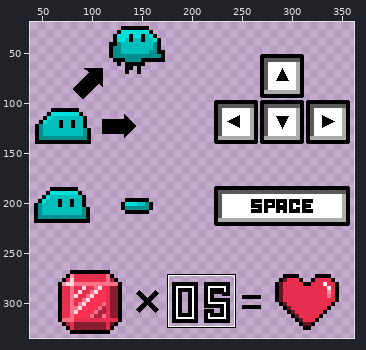
Two versions of one sprite sheet, src/images/manual.png. The first picture is a wide view before the edit; the outline marks the close-up.
Close-up. Old version:
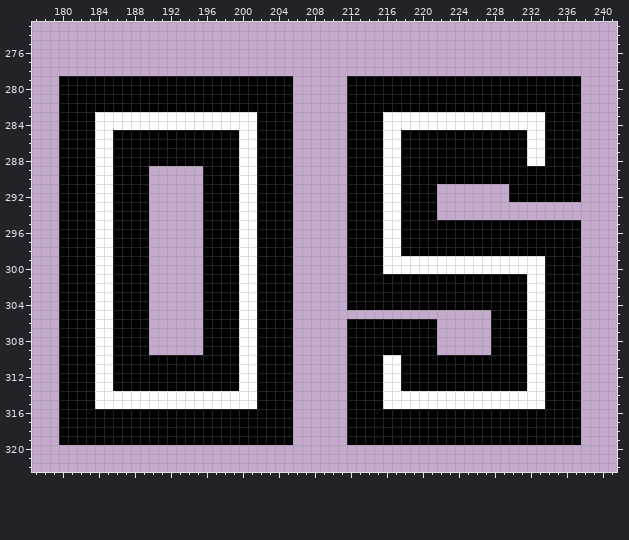
The file is 400x350 pixels. Shown: x 177..241, y 273..322. The old version is drawn lined up with the new one. The wide view leaves out empty margins. The commit also changed other parts of the picture, which this record leaves out.
After the commit:
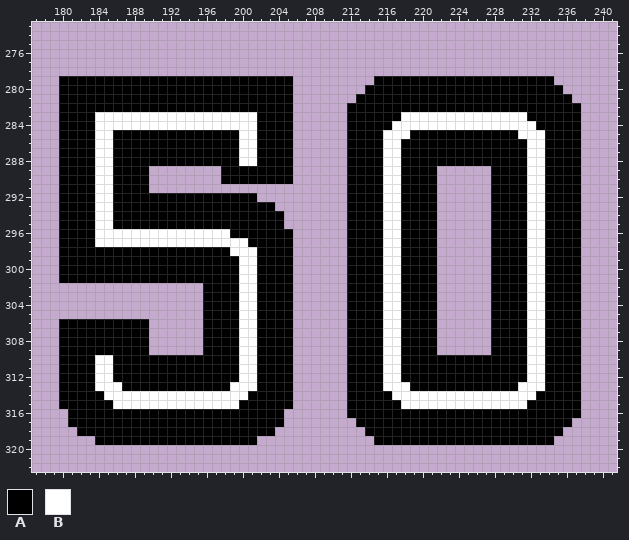
Palette (. is transparent): A #000000  B #ffffff
Changes in this commit:
drawings rearranged on the sheet (the old picture shows each at its new place)
y 279: x 212..214 AAA -> ...; x 235..237 AAA -> ...
y 280: x 212..213 AA -> ..; x 236..237 AA -> ..
y 281: x 212 A -> .; x 237 A -> .
y 283: x 216..217 BB -> AA; x 232..233 BB -> AA
y 284: x 216 B -> A; x 233 B -> A
y 285: x 218 A -> B; x 231 A -> B
y 289..290: x 196..197 AA -> ..; x 200..201 BB -> AA; x 222..227 AAAAAA -> ......; x 232..233 AA -> BB
y 291: x 196..205 AAAABBAAAA -> ..........; x 228..229 .. -> AA; x 232..233 AA -> BB
y 292: x 190..195 ...... -> AAAAAA; x 200..205 BBAAAA -> AA....; x 228..229 .. -> AA; x 232..233 AA -> BB
y 293: x 190..195 ...... -> AAAAAA; x 200..201 BB -> AA; x 204..205 AA -> ..; x 228..237 .......... -> AAAABBAAAA
y 294: x 190..195 ...... -> AAAAAA; x 200..201 BB -> AA; x 205 A -> .; x 228..237 .......... -> AAAABBAAAA
y 295: x 190..195 ...... -> AAAAAA; x 200..201 BB -> AA; x 205 A -> .; x 222..227 AAAAAA -> ......; x 232..233 AA -> BB
y 296: x 186..198 AAAA......AAA -> BBBBBBBBBBBBB; x 200..201 BB -> AA; x 222..227 AAAAAA -> ......; x 232..233 AA -> BB
y 297: x 186..199 AAAA......AAAA -> BBBBBBBBBBBBBB; x 201 B -> A; x 222..227 AAAAAA -> ......; x 232..233 AA -> BB
y 298: x 184..185 BB -> AA; x 190..195 ...... -> AAAAAA; x 199 A -> B; x 222..227 AAAAAA -> ......; x 232..233 AA -> BB
y 299..300: x 184..185 BB -> AA; x 190..195 ...... -> AAAAAA; x 218..231 BBBBBBBBBBBBBB -> AAAA......AAAA
y 301: x 184..185 BB -> AA; x 190..195 ...... -> AAAAAA; x 216..217 AA -> BB; x 222..227 AAAAAA -> ......
y 302..304: x 180..189 AAAABBAAAA -> ..........; x 216..217 AA -> BB; x 222..227 AAAAAA -> ......
y 305: x 180..189 AAAABBAAAA -> ..........; x 212..221 .......... -> AAAABBAAAA
y 306..309: x 184..185 BB -> AA; x 216..217 AA -> BB
y 313: x 186 A -> B; x 199 A -> B; x 218 A -> B; x 231 A -> B
y 314: x 184 B -> A; x 201 B -> A; x 216 B -> A; x 233 B -> A
y 315: x 184..185 BB -> AA; x 200..201 BB -> AA; x 216..217 BB -> AA; x 232..233 BB -> AA
y 316: x 180 A -> .; x 205 A -> .
y 317: x 180 A -> .; x 205 A -> .; x 212 A -> .; x 237 A -> .
y 318: x 180..181 AA -> ..; x 204..205 AA -> ..; x 212..213 AA -> ..; x 236..237 AA -> ..
y 319: x 180..183 AAAA -> ....; x 202..205 AAAA -> ....; x 212..214 AAA -> ...; x 235..237 AAA -> ...
Boxes around the changes in both close-ups, in picture pixels (x1, y1, x2, y2):
changed: (347, 76, 581, 445)
changed: (59, 166, 293, 445)
